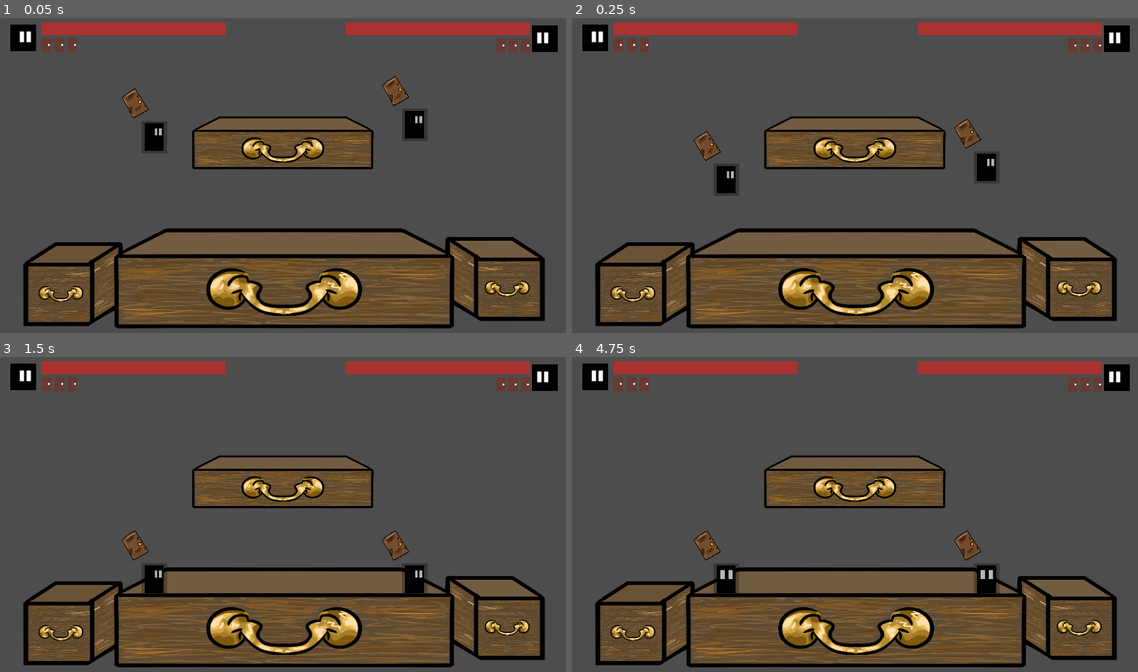
Above: before the commit, frames 1-4 (two rows, left to right).
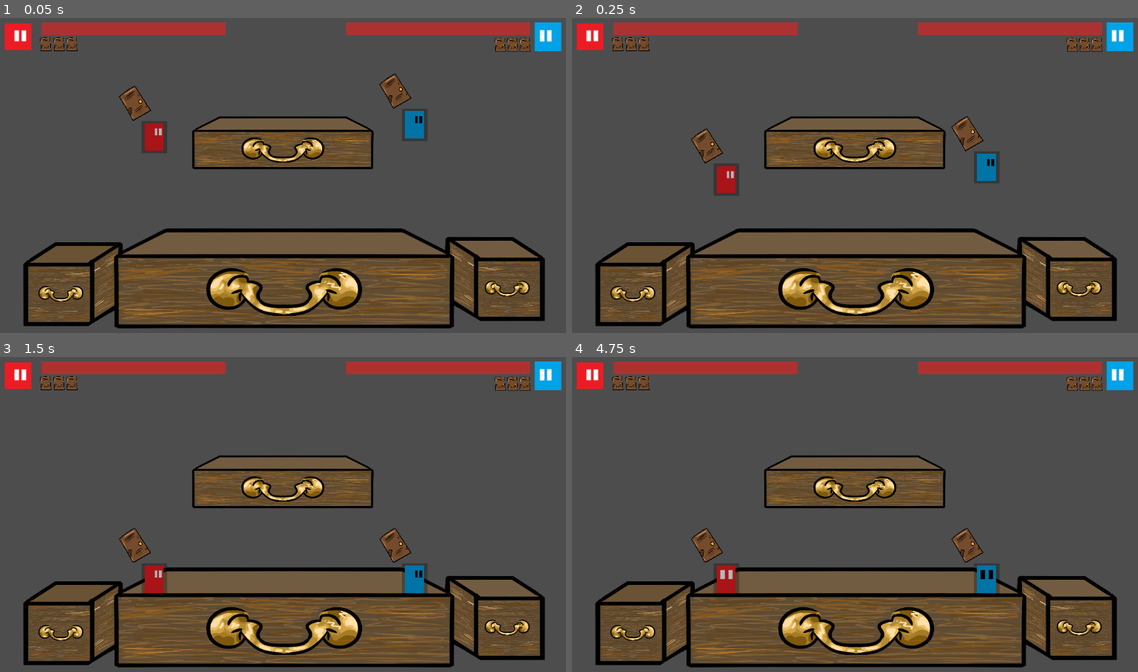
Above: after the commit, the same moments.

Repository: javiermarhuich/videojuego-portonazo
Game: Godot game, scene res://test_nivel.tscn
Same seed, same stepped clock (60 frames per second), same inputs: the game is played once before the commit and once after it.
Inputs (mouse positions are in pixels of both pictures, inside the frame that each line leads up to):
- Up to frame 1 (0.05 s): no input
- Up to frame 2 (0.25 s): no input
- Up to frame 3 (1.5 s): tap Enter at 0.5 s; move the mouse to (413, 498) at 0.52 s; click (413, 498) at 0.67 s; tap Space at 1.25 s; move the mouse to (169, 530) at 1.27 s; click (169, 530) at 1.42 s
- Up to frame 4 (4.75 s): tap Enter at 2, 3.5 s; move the mouse to (917, 442) at 2.02 s; click (917, 442) at 2.17 s; tap Space at 2.75, 4.25 s; move the mouse to (826, 580) at 2.77 s; click (826, 580) at 2.92 s; move the mouse to (1036, 564) at 3.52 s; click (1036, 564) at 3.67 s; move the mouse to (679, 464) at 4.27 s; click (679, 464) at 4.42 s

The runs differ from the first frame. In frame 1, 2.1% of the frame differs, in the area x 0-100%, y 1-43%; in frame 2, 2.1%; in frame 3, 2.1%; in frame 4, 2.1%.

Commit message:
feat: changing chars

Diff:
--- a/character/Angel.tscn
+++ b/character/Angel.tscn
@@ -229,7 +229,7 @@
 [node name="Sprite2D" type="Sprite2D" parent="DoorBox"]
 position = Vector2(6.2161, 6.73801)
 rotation = 0.0349066
-scale = Vector2(0.111, 0.122)
+scale = Vector2(0.13, 0.143)
 texture = ExtResource("4_bxjxq")
 
 [node name="parryboxArea" type="Area2D" parent="."]
--- a/character/Personaje_Angel.gd
+++ b/character/Personaje_Angel.gd
@@ -5,6 +5,8 @@
 signal lifes_change
 signal player_puts_new_portal
 
+@export var sprites : Texture2D
+
 @onready var animation_tree = $AnimationTree
 @onready var hurt_box = $Hurtbox
 @onready var state_machine = animation_tree.get('parameters/playback')
@@ -40,6 +42,7 @@
 var can_be_attacked_by_enemy = false
 
 func _ready() -> void:
+	$Sprite2D.texture = sprites
 	hurt_box.connect("body_entered", Callable(self, "_on_body_entered"))
 	hurt_box.connect("body_exited", Callable(self, "_on_body_exited"))
 
--- a/test_nivel.tscn
+++ b/test_nivel.tscn
@@ -1,15 +1,18 @@
-[gd_scene load_steps=12 format=3 uid="uid://bgwa3klnyx3yj"]
+[gd_scene load_steps=15 format=3 uid="uid://bgwa3klnyx3yj"]
 
 [ext_resource type="Script" uid="uid://ctsuya4wr2m2f" path="res://test_nivel.gd" id="1_uyrhp"]
 [ext_resource type="PackedScene" uid="uid://d2iphac4y7y8i" path="res://character/Angel.tscn" id="2_wopbp"]
 [ext_resource type="PackedScene" uid="uid://ckp6xtyjybqty" path="res://hud/HealthBar/health_bar.tscn" id="4_5snua"]
-[ext_resource type="Texture2D" uid="uid://byuyg4omfgt7r" path="res://images/hud_door_icon.png" id="4_7ul0h"]
 [ext_resource type="Script" uid="uid://dyrw5cuggvy0p" path="res://HUD.gd" id="4_eit4f"]
-[ext_resource type="Texture2D" uid="uid://ccuwk4viyt8uo" path="res://images/character_icon.png" id="5_eit4f"]
+[ext_resource type="Texture2D" uid="uid://bm7dvuh0gg6fr" path="res://images/wip_char_2.png" id="7_3ocgg"]
+[ext_resource type="Texture2D" uid="uid://qtlf0ohtoxpv" path="res://images/wip_char.png" id="7_g5a2i"]
 [ext_resource type="Script" uid="uid://b01sao5pug0bj" path="res://game_over.gd" id="9_01j55"]
 [ext_resource type="PackedScene" uid="uid://d341sykot2vlk" path="res://objects/Plataformas/PlataformaCentral.tscn" id="9_esuhr"]
+[ext_resource type="Texture2D" uid="uid://dwuwq7mrwhee6" path="res://images/door.png" id="9_g5a2i"]
 [ext_resource type="PackedScene" uid="uid://bqe3s4djfy5nr" path="res://objects/Plataformas/PlataformaDerecha.tscn" id="9_r2cik"]
 [ext_resource type="PackedScene" uid="uid://cfvixw7n7rda" path="res://objects/Plataformas/PlataformaIzquierda.tscn" id="10_3ocgg"]
+[ext_resource type="Texture2D" uid="uid://dauwpdjoaipst" path="res://images/character_icon_1.png" id="10_g5a2i"]
+[ext_resource type="Texture2D" uid="uid://drsdkfbxwdaq2" path="res://images/character_icon_2.png" id="12_s4dtw"]
 
 [sub_resource type="LabelSettings" id="LabelSettings_esuhr"]
 font_size = 80
@@ -41,6 +44,7 @@
 scale = Vector2(0.375444, 0.375217)
 collision_layer = 3
 collision_mask = 1
+sprites = ExtResource("7_g5a2i")
 
 [node name="Jugador2" parent="Nivel_jugable" instance=ExtResource("2_wopbp")]
 light_mask = 3
@@ -49,6 +53,7 @@
 scale = Vector2(0.375444, 0.375217)
 collision_layer = 3
 collision_mask = 1
+sprites = ExtResource("7_3ocgg")
 input_prefix = "p2"
 enemy_input_prefix = "p1"
 
@@ -67,20 +72,23 @@
 
 [node name="p1_vida_3" type="Sprite2D" parent="HUD/Control"]
 position = Vector2(160, 70)
-texture = ExtResource("4_7ul0h")
+scale = Vector2(0.025, 0.025)
+texture = ExtResource("9_g5a2i")
 
 [node name="p1_vida_2" type="Sprite2D" parent="HUD/Control"]
 position = Vector2(135, 70)
-texture = ExtResource("4_7ul0h")
+scale = Vector2(0.025, 0.025)
+texture = ExtResource("9_g5a2i")
 
 [node name="p1_vida_1" type="Sprite2D" parent="HUD/Control"]
 position = Vector2(109, 70)
-texture = ExtResource("4_7ul0h")
+scale = Vector2(0.025, 0.025)
+texture = ExtResource("9_g5a2i")
 
 [node name="CharacterIcon" type="Sprite2D" parent="HUD/Control"]
-position = Vector2(64, 56)
-scale = Vector2(1.66667, 1.75)
-texture = ExtResource("5_eit4f")
+position = Vector2(54, 54)
+scale = Vector2(1.75, 1.75)
+texture = ExtResource("10_g5a2i")
 
 [node name="TextureProgressBar" parent="HUD/Control" node_paths=PackedStringArray("player") instance=ExtResource("4_5snua")]
 layout_mode = 0
@@ -100,20 +108,23 @@
 
 [node name="p2_Vida_3" type="Sprite2D" parent="HUD/Control2"]
 position = Vector2(996, 71)
-texture = ExtResource("4_7ul0h")
+scale = Vector2(0.025, 0.025)
+texture = ExtResource("9_g5a2i")
 
 [node name="p2_Vida_2" type="Sprite2D" parent="HUD/Control2"]
 position = Vector2(1020, 71)
-texture = ExtResource("4_7ul0h")
+scale = Vector2(0.025, 0.025)
+texture = ExtResource("9_g5a2i")
 
 [node name="p2_Vida_1" type="Sprite2D" parent="HUD/Control2"]
 position = Vector2(1044, 71)
-texture = ExtResource("4_7ul0h")
+scale = Vector2(0.025, 0.025)
+texture = ExtResource("9_g5a2i")
 
 [node name="CharacterIcon" type="Sprite2D" parent="HUD/Control2"]
-position = Vector2(1082, 58)
-scale = Vector2(1.66667, 1.75)
-texture = ExtResource("5_eit4f")
+position = Vector2(1088, 54)
+scale = Vector2(1.75, 1.837)
+texture = ExtResource("12_s4dtw")
 flip_h = true
 
 [node name="TextureProgressBar" parent="HUD/Control2" node_paths=PackedStringArray("player") instance=ExtResource("4_5snua")]
Binary file changed: images/char_1/salto.png
Binary file removed: images/character_icon.png
Binary file added: images/character_icon_1.png
Not shown, added: images/character_icon_1.png.import
Binary file added: images/character_icon_2.png
Not shown, added: images/character_icon_2.png.import
Binary file changed: images/wip_char.png
Binary file added: images/wip_char_2.png
Not shown, added: images/wip_char_2.png.import
Not shown, added: images/character_icon_2.png2144643748.tmp
Not shown, added: images/wip_char_2.png2020439558.tmp
